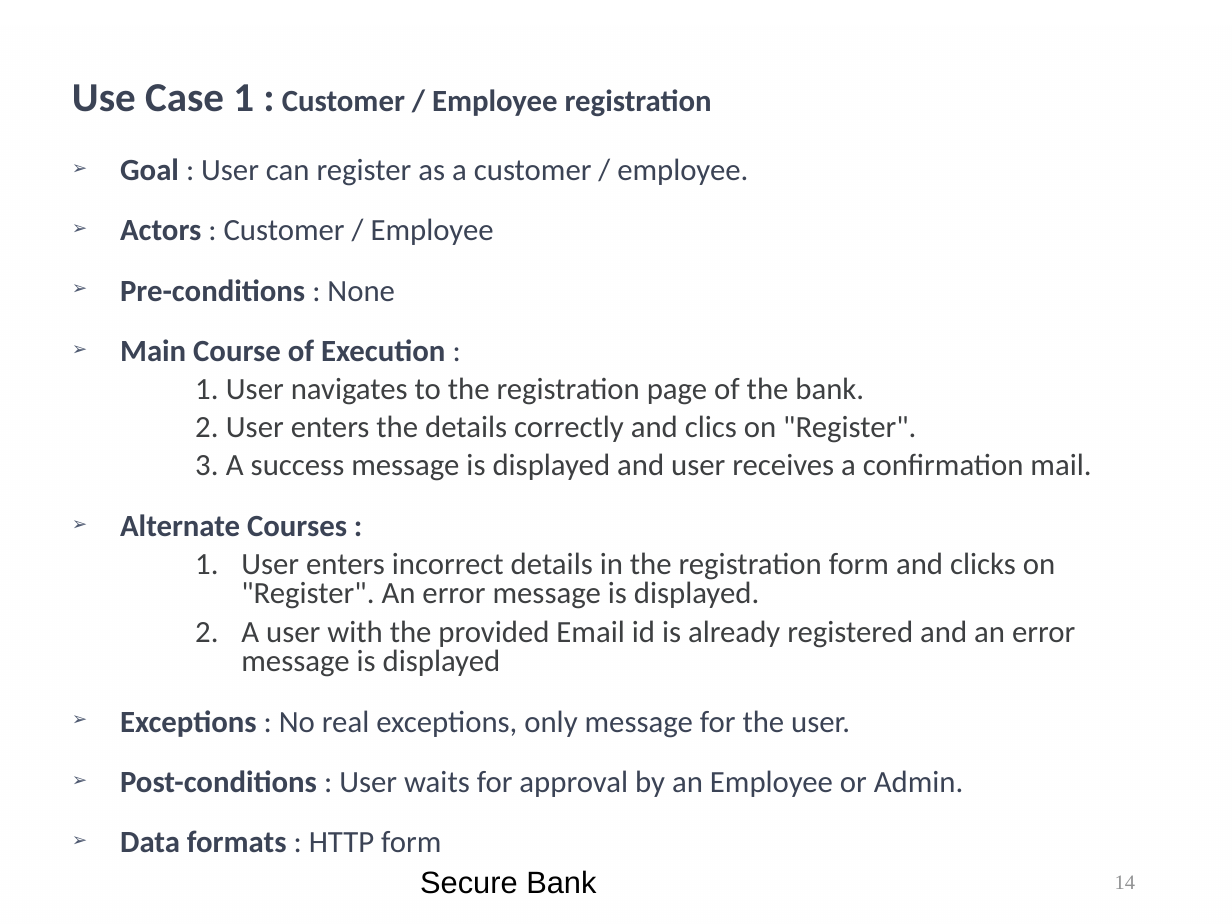
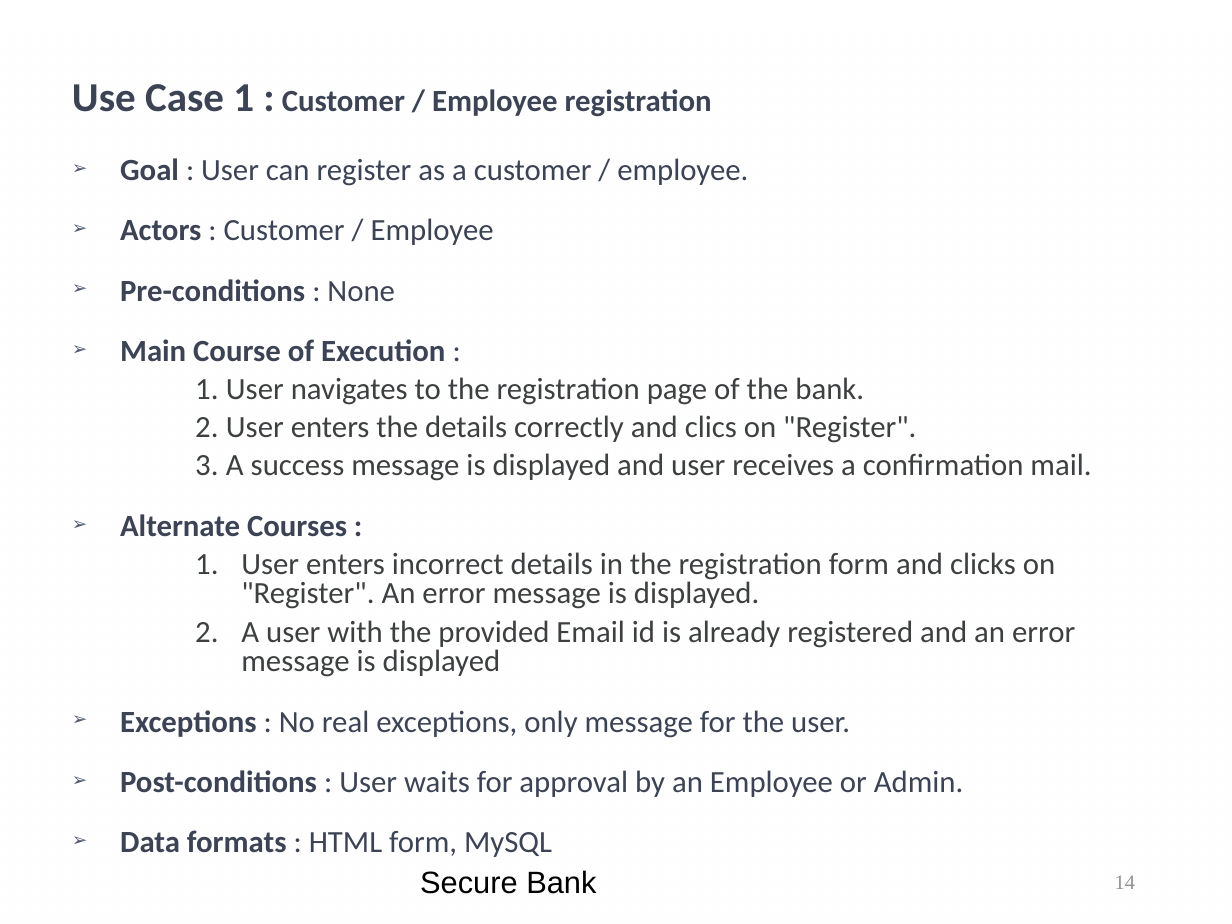
Before and after one commit to kwuerl/secure-coding-team-8, a slide deck: slide 14 of presentations/Phase3.ppt. Drawn at 1232x924 pixels with LibreOffice and Linux fonts; fonts in the diff are those of the drawing; background and template pictures are left out. Boxes give left, top, right and bottom in pixels: in the first picture for what was removed or moved away, otherwise in the second. Text is boxed around its words. In the diff, an @@ line names an element or a change of style, - is before the commit and + after.

```diff
--- a/presentations/Phase3.ppt
+++ b/presentations/Phase3.ppt
@@ text at box(120, 830, 552, 857): text changed; bold off @@
-➢ Data formats : HTTP form
+➢ Data formats : HTML form, MySQL
```
Also in this commit, not shown: 11 other slides changed, 1 slide added.
